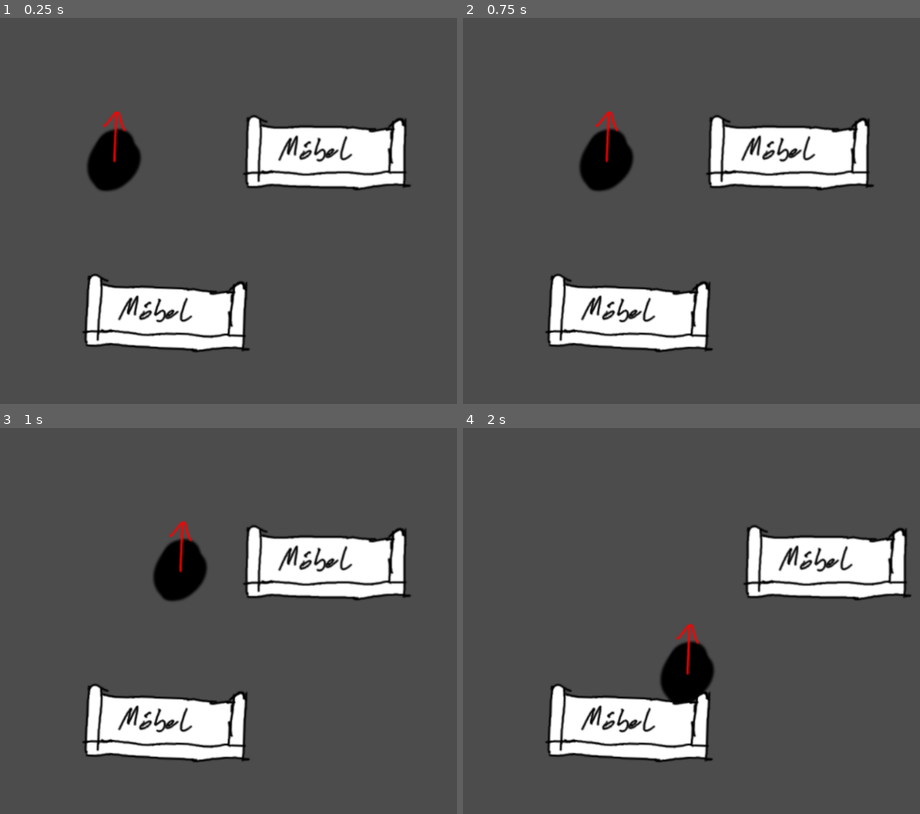
Above: before the commit, frames 1-4 (two rows, left to right).
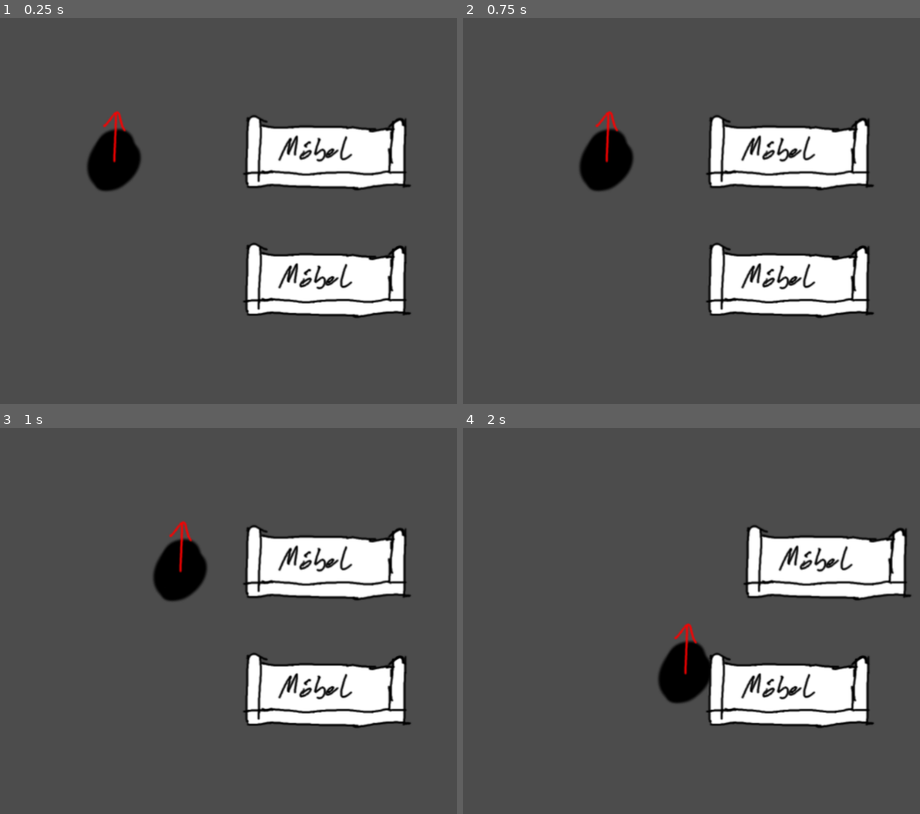
Above: after the commit, the same moments.

Repository: gingergenius/Spotify1962
Game: Godot game, scene res://game.tscn
Two runs of this game, one before a commit and one after it. Both use one fixed random seed, a clock stepped at 60 frames per second and the inputs below.
Inputs:
- Up to frame 1 (0.25 s): no input
- Up to frame 2 (0.75 s): tap Enter at 0.5 s; hold D (player_right) from 0.53 s (still down); hold Space (player_pull, bound only after the commit) from 0.53 s (still down)
- Up to frame 3 (1 s): keep holding D (player_right); keep holding Space (player_pull, bound only after the commit)
- Up to frame 4 (2 s): release D (player_right) at 1.28 s; release Space (player_pull, bound only after the commit) at 1.28 s; hold S (player_down) from 1.28 s (still down); tap Space (player_pull, bound only after the commit) at 1.35 s

The runs differ from the first frame. In frame 1, 11% of the frame differs, in the area x 18-90%, y 58-87%; in frame 2, 11%; in frame 3, 11%; in frame 4, 11%, in the area x 18-90%, y 50-87%.

Commit message:
Pull rotatable furniture by pressing space

Diff:
--- a/game.tscn
+++ b/game.tscn
@@ -1,19 +1,14 @@
-[gd_scene load_steps=7 format=2]
+[gd_scene load_steps=6 format=2]
 
 [ext_resource path="res://scripts/player.gd" type="Script" id=1]
 [ext_resource path="res://images/player_prototype.png" type="Texture" id=2]
 [ext_resource path="res://images/furniture_placeholder.png" type="Texture" id=3]
-[ext_resource path="res://rotatable_furniture.gd" type="Script" id=4]
+[ext_resource path="res://scripts/rotatable_funiture.gd" type="Script" id=4]
 
 [sub_resource type="CircleShape2D" id=1]
 
 custom_solver_bias = 0.0
 radius = 34.0
-
-[sub_resource type="CircleShape2D" id=2]
-
-custom_solver_bias = 0.0
-radius = 0.01
 
 [node name="game" type="Node" index="0"]
 
@@ -21,6 +16,7 @@
 
 [node name="player" type="KinematicBody2D" parent="." index="0"]
 
+editor/display_folded = true
 position = Vector2( 156.431, 238.364 )
 input_pickable = false
 collision_layer = 1028
@@ -104,66 +100,27 @@
 position = Vector2( -2.95117, -2.20528 )
 texture = ExtResource( 3 )
 
-[node name="rotatable_funiture" type="Node2D" parent="." index="2"]
+[node name="rotatable_furniture" type="StaticBody2D" parent="." index="2"]
 
-position = Vector2( 236.295, 461.229 )
-
-[node name="StaticBody2D" type="StaticBody2D" parent="rotatable_funiture" index="0"]
-
-position = Vector2( -7.83121, 0.660889 )
+position = Vector2( 443.399, 418.168 )
 input_pickable = false
-collision_layer = 0
-collision_mask = 0
+collision_layer = 1
+collision_mask = 1
 constant_linear_velocity = Vector2( 0, 0 )
 constant_angular_velocity = 0.0
 friction = 1.0
 bounce = 0.0
-_sections_unfolded = [ "Collision" ]
+script = ExtResource( 4 )
+player = NodePath("../player")
+MAX_PULL_DISTANCE = 200
 
-[node name="CollisionShape2D" type="CollisionShape2D" parent="rotatable_funiture/StaticBody2D" index="0"]
+[node name="CollisionPolygon2D2" type="CollisionPolygon2D" parent="rotatable_furniture" index="0"]
 
-position = Vector2( 2.20528, 7.35089 )
-shape = SubResource( 2 )
-
-[node name="PinJoint2D" type="PinJoint2D" parent="rotatable_funiture" index="1"]
-
-node_a = NodePath("../StaticBody2D")
-node_b = NodePath("../rotatable_furniture")
-bias = 0.0
-disable_collision = true
-softness = 0.0
-
-[node name="rotatable_furniture" type="RigidBody2D" parent="rotatable_funiture" index="2"]
-
-editor/display_folded = true
-position = Vector2( -7.83121, 0.660889 )
-input_pickable = false
-collision_layer = 1
-collision_mask = 1
-mode = 0
-mass = 4.0
-friction = 1.0
-bounce = 0.0
-gravity_scale = 1.0
-custom_integrator = false
-continuous_cd = 0
-contacts_reported = 0
-contact_monitor = false
-sleeping = false
-can_sleep = true
-linear_velocity = Vector2( 0, 0 )
-linear_damp = 128.0
-angular_velocity = 10.0
-angular_damp = 50.0
-script = ExtResource( 4 )
-_sections_unfolded = [ "Angular", "Applied Forces", "Linear" ]
-
-[node name="CollisionPolygon2D" type="CollisionPolygon2D" parent="rotatable_funiture/rotatable_furniture" index="0"]
-
+position = Vector2( 5.1347, -2.05295 )
 build_mode = 0
 polygon = PoolVector2Array( -91.6995, -34.567, -96.0013, -47.831, -106.039, -46.397, -109.982, 41.0735, -107.114, 48.2432, -76.2845, 45.3753, -23.9456, 47.1678, 102.6, 43.9414, 103.675, -43.8876, 92.2038, -41.0197, 88.9774, -32.0576 )
 
-[node name="furniture_placeholder" type="Sprite" parent="rotatable_funiture/rotatable_furniture/CollisionPolygon2D" index="0"]
+[node name="furniture_placeholder" type="Sprite" parent="rotatable_furniture/CollisionPolygon2D2" index="0"]
 
-position = Vector2( -0.735107, -2.20528 )
+position = Vector2( -2.95117, -2.20528 )
 texture = ExtResource( 3 )
--- a/project.godot
+++ b/project.godot
@@ -24,6 +24,8 @@
  ]
 player_down=[ Object(InputEventKey,"resource_local_to_scene":false,"resource_name":"","device":0,"alt":false,"shift":false,"control":false,"meta":false,"command":false,"pressed":false,"scancode":83,"unicode":0,"echo":false,"script":null)
  ]
+player_pull=[ Object(InputEventKey,"resource_local_to_scene":false,"resource_name":"","device":0,"alt":false,"shift":false,"control":false,"meta":false,"command":false,"pressed":false,"scancode":32,"unicode":0,"echo":false,"script":null)
+ ]
 
 [physics]
 
--- a/scripts/obstacle.gd
+++ b/scripts/obstacle.gd
@@ -5,7 +5,6 @@
 # var b = "textvar"
 
 func _ready():
-	self.rotation =
 	# Called every time the node is added to the scene.
 	# Initialization here
 	pass
--- a/scripts/player.gd
+++ b/scripts/player.gd
@@ -13,7 +13,6 @@
 func _physics_process(delta):
 
 	velocity.y += delta * 20
-	print("test")
 	if (Input.is_action_pressed("player_left")):
 		velocity.x = -WALK_SPEED
 	elif (Input.is_action_pressed("player_right")):
--- /dev/null
+++ b/scripts/rotatable_funiture.gd
@@ -0,0 +1,27 @@
+extends Node2D
+
+export(NodePath) var player
+export var MAX_PULL_DISTANCE = 200
+
+var pulling = false
+var lastRotation = 0
+
+func _ready():
+	pass
+
+func dist(var a, var b):
+	return sqrt( (a.x-b.x)*(a.x-b.x) + (a.y-b.y)*(a.y-b.y))
+
+func _process(delta):
+	var distance = get_node(player).position - position
+	if (distance.length() < MAX_PULL_DISTANCE && Input.is_action_pressed("player_pull")):
+		if !pulling:
+			lastRotation = atan2(distance.x, -distance.y)
+			pulling = true
+		var currentRotation = atan2(distance.x, -distance.y)
+
+		# pull this furniture
+		rotation += currentRotation - lastRotation
+		lastRotation = currentRotation
+	else:
+		pulling = false
--- /dev/null
+++ b/test1_rotatable_funiture.tscn
@@ -0,0 +1,75 @@
+[gd_scene load_steps=4 format=2]
+
+[ext_resource path="res://scripts/rotatable_furniture_test1.gd" type="Script" id=1]
+[ext_resource path="res://images/furniture_placeholder.png" type="Texture" id=2]
+
+[sub_resource type="CircleShape2D" id=2]
+
+custom_solver_bias = 0.0
+radius = 0.01
+
+[node name="test1_rotatable_funiture" type="Node2D"]
+
+editor/display_folded = true
+visible = false
+position = Vector2( 236.295, 461.229 )
+
+[node name="rotatable_furniture" type="RigidBody2D" parent="." index="0"]
+
+editor/display_folded = true
+position = Vector2( -7.83121, 0.660889 )
+input_pickable = false
+collision_layer = 1
+collision_mask = 1
+mode = 0
+mass = 4.0
+friction = 1.0
+bounce = 0.0
+gravity_scale = 1.0
+custom_integrator = false
+continuous_cd = 0
+contacts_reported = 0
+contact_monitor = false
+sleeping = false
+can_sleep = true
+linear_velocity = Vector2( 0, 0 )
+linear_damp = 128.0
+angular_velocity = 10.0
+angular_damp = 50.0
+script = ExtResource( 1 )
+_sections_unfolded = [ "Angular", "Applied Forces", "Linear" ]
+
+[node name="CollisionPolygon2D" type="CollisionPolygon2D" parent="rotatable_furniture" index="0"]
+
+build_mode = 0
+polygon = PoolVector2Array( -91.6995, -34.567, -96.0013, -47.831, -106.039, -46.397, -109.982, 41.0735, -107.114, 48.2432, -76.2845, 45.3753, -23.9456, 47.1678, 102.6, 43.9414, 103.675, -43.8876, 92.2038, -41.0197, 88.9774, -32.0576 )
+
+[node name="furniture_placeholder" type="Sprite" parent="rotatable_furniture/CollisionPolygon2D" index="0"]
+
+position = Vector2( -0.735107, -2.20528 )
+texture = ExtResource( 2 )
+
+[node name="StaticBody2D" type="StaticBody2D" parent="." index="1"]
+
+position = Vector2( -7.83121, 0.660889 )
+input_pickable = false
+collision_layer = 0
+collision_mask = 0
+constant_linear_velocity = Vector2( 0, 0 )
+constant_angular_velocity = 0.0
+friction = 1.0
+bounce = 0.0
+_sections_unfolded = [ "Collision" ]
+
+[node name="CollisionShape2D" type="CollisionShape2D" parent="StaticBody2D" index="0"]
+
+position = Vector2( 2.20528, 7.35089 )
+shape = SubResource( 2 )
+
+[node name="PinJoint2D" type="PinJoint2D" parent="." index="2"]
+
+node_a = NodePath("../StaticBody2D")
+node_b = NodePath("../rotatable_furniture")
+bias = 0.0
+disable_collision = true
+softness = 0.0
Renamed: rotatable_furniture.gd -> scripts/rotatable_furniture_test1.gd
